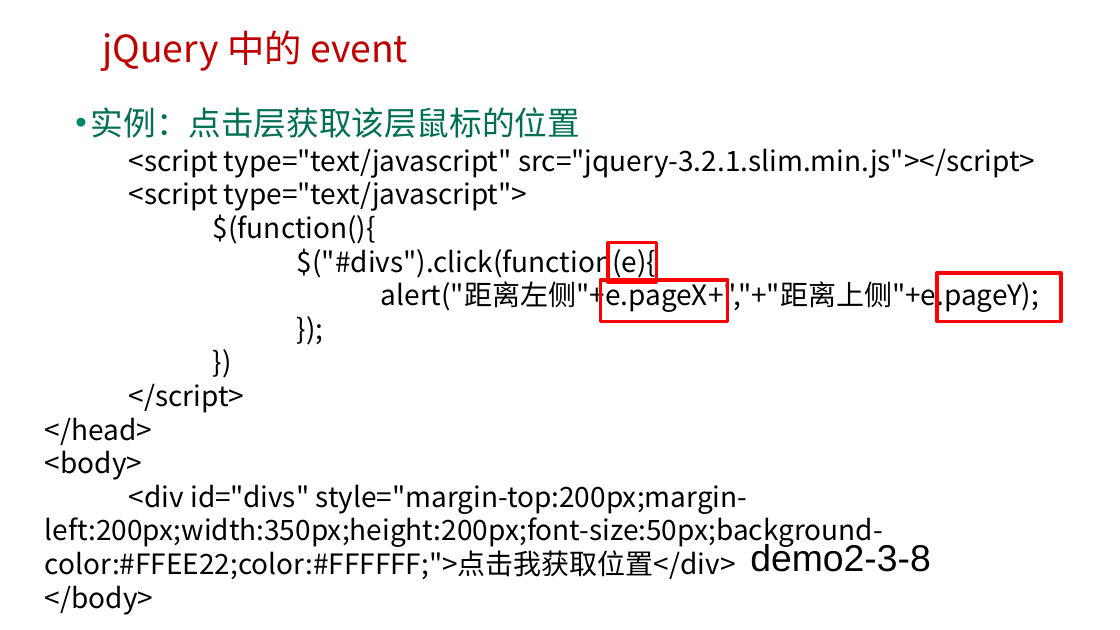
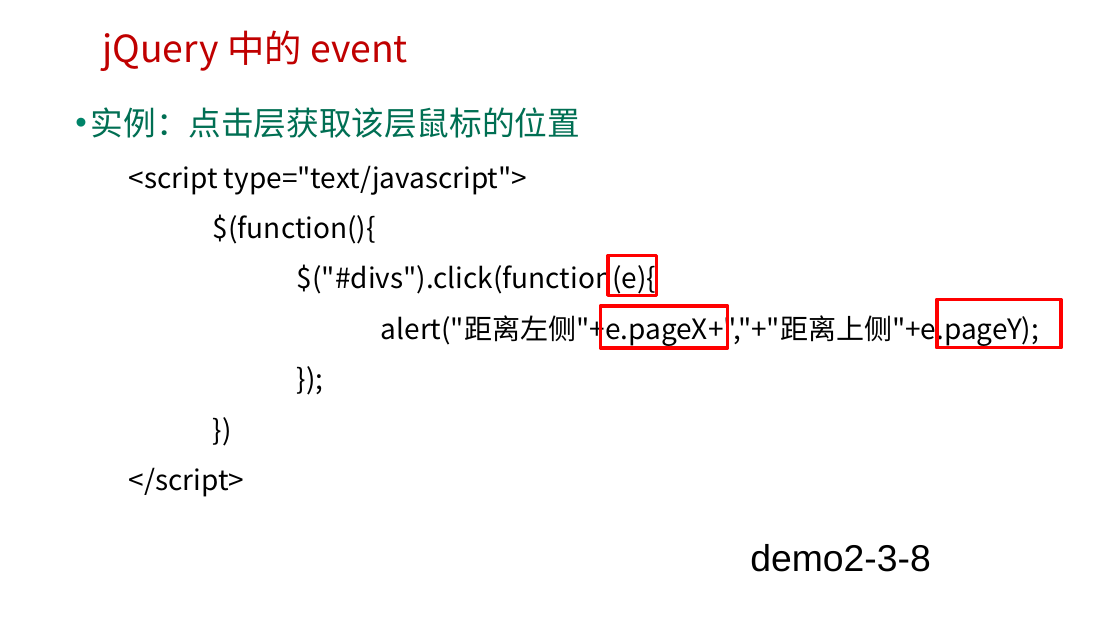
Before and after one commit to edu2act/course-web2, a slide deck: slide 18 of materials/slides/2-3 jQuery事件和事件处理.pptx. Drawn at 1120x630 pixels with LibreOffice and Linux fonts; fonts in the diff are those of the drawing; background and template pictures are left out. Boxes give left, top, right and bottom in pixels: in the first picture for what was removed or moved away, otherwise in the second. Text is boxed around its words. In the diff, an @@ line names an element or a change of style, - is before the commit and + after.

```diff
--- a/materials/slides/2-3 jQuery事件和事件处理.pptx
+++ b/materials/slides/2-3 jQuery事件和事件处理.pptx
@@ text "<script type="text/javascript">" at [129, 165, 1039, 497]: line spacing 1 to 1.5 @@
@@ text at [129, 148, 1035, 178]: paragraph removed @@
-<script type="text/javascript" src="jquery-3.2.1.slim.min.js"></script>
@@ rectangle: place and size @@
-rectangle at [608, 243, 656, 282]
+rectangle at [608, 255, 656, 295]
@@ rectangle: place and size @@
-rectangle at [601, 280, 728, 322]
+rectangle at [601, 306, 728, 348]
@@ rectangle: place and size @@
-rectangle at [937, 273, 1061, 321]
+rectangle at [937, 300, 1061, 348]
@@ text at [45, 417, 883, 615]: paragraphs removed @@
-</head>
-<body>
-<div id="divs" style="margin-top:200px;margin-left:200px;width:350px;height:200px;font-size:50px;background-color:#FFEE22;color:#FFFFFF;">点击我获取位置</div>
-</body>
```
Also in this commit, not shown: 3 other slides changed, 4 other files.
